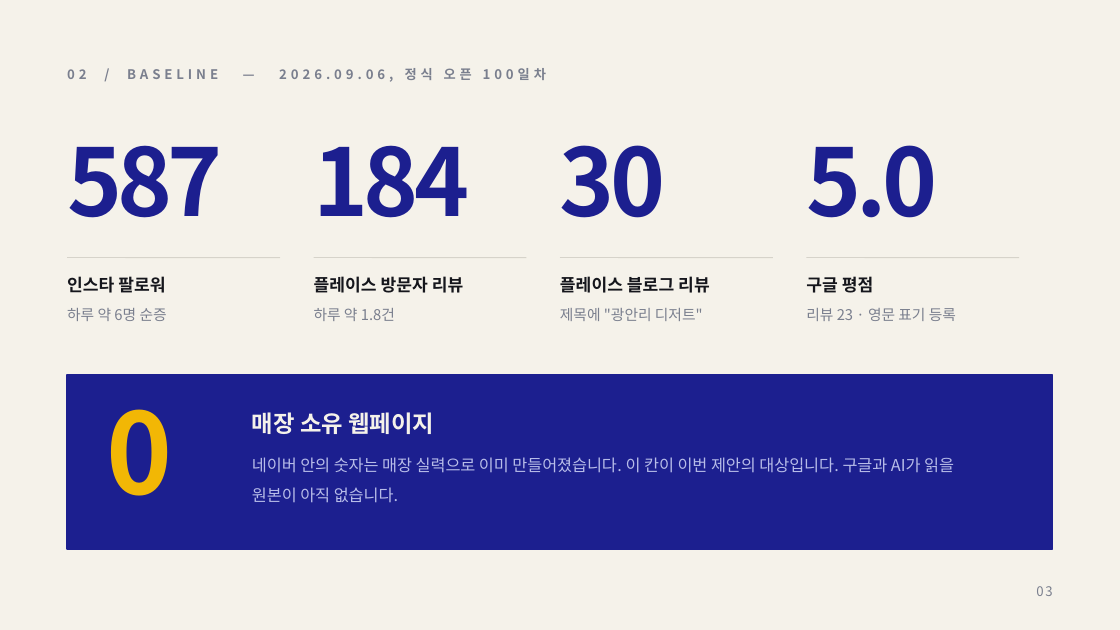
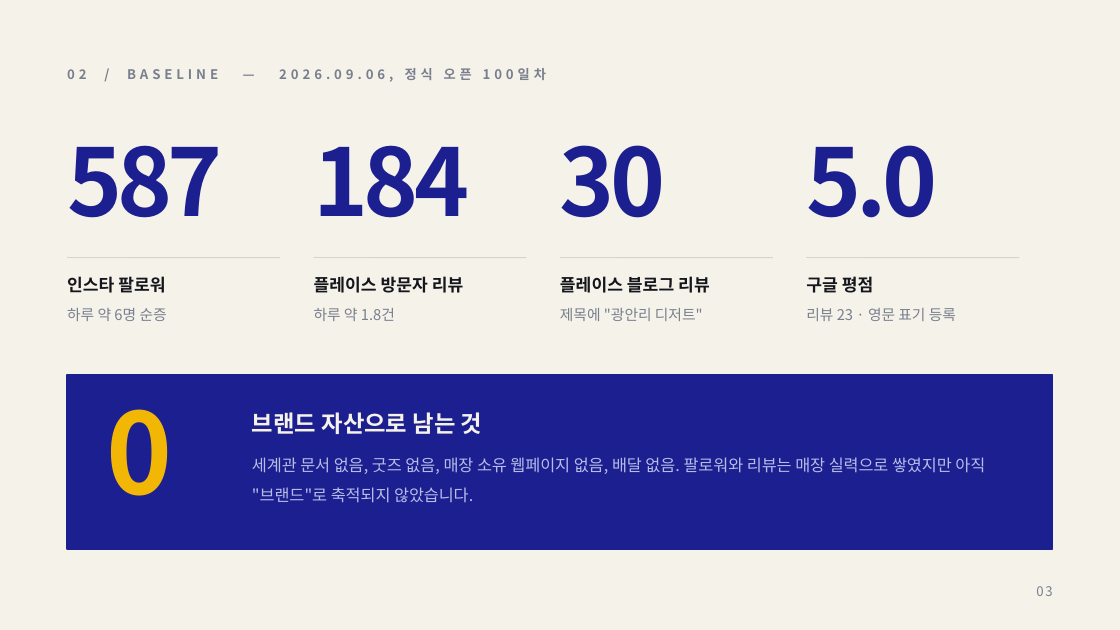
Before and after one commit to severaljama-hue/advertising-agency, a slide deck: slide 3 of docs/sydney-yogurt-lab/proposal.pptx. Drawn at 1120x630 pixels with LibreOffice and Linux fonts; fonts in the diff are those of the drawing. Boxes give left, top, right and bottom in pixels: in the first picture for what was removed or moved away, otherwise in the second. Text is boxed around its words. In the diff, an @@ line names an element or a change of style, - is before the commit and + after.

```diff
--- a/docs/sydney-yogurt-lab/proposal.pptx
+++ b/docs/sydney-yogurt-lab/proposal.pptx
@@ text at (x1=252, y1=412, x2=482, y2=434): text changed @@
-매장 소유 웹페이지
+브랜드 자산으로 남는 것
@@ text at (x1=252, y1=457, x2=985, y2=503): text changed @@
-네이버 안의 숫자는 매장 실력으로 이미 만들어졌습니다. 이 칸이 이번 제안의 대상입니다. 구글과 AI가 읽을 원본이 아직 없습니다.
+세계관 문서 없음, 굿즈 없음, 매장 소유 웹페이지 없음, 배달 없음. 팔로워와 리뷰는 매장 실력으로 쌓였지만 아직 "브랜드"로 축적되지 않았습니다.
```
Also in this commit, not shown: 2 other slides changed, 11 slides added, 9 slides removed, 1 other file.
